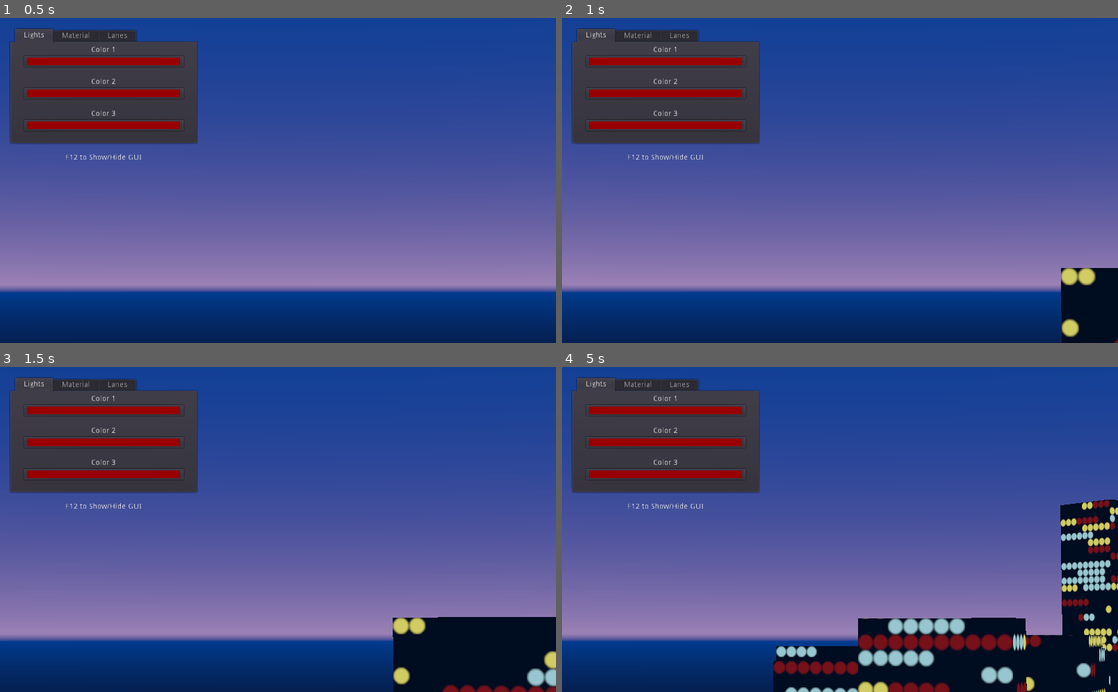
Above: before the commit, frames 1-4 (two rows, left to right).
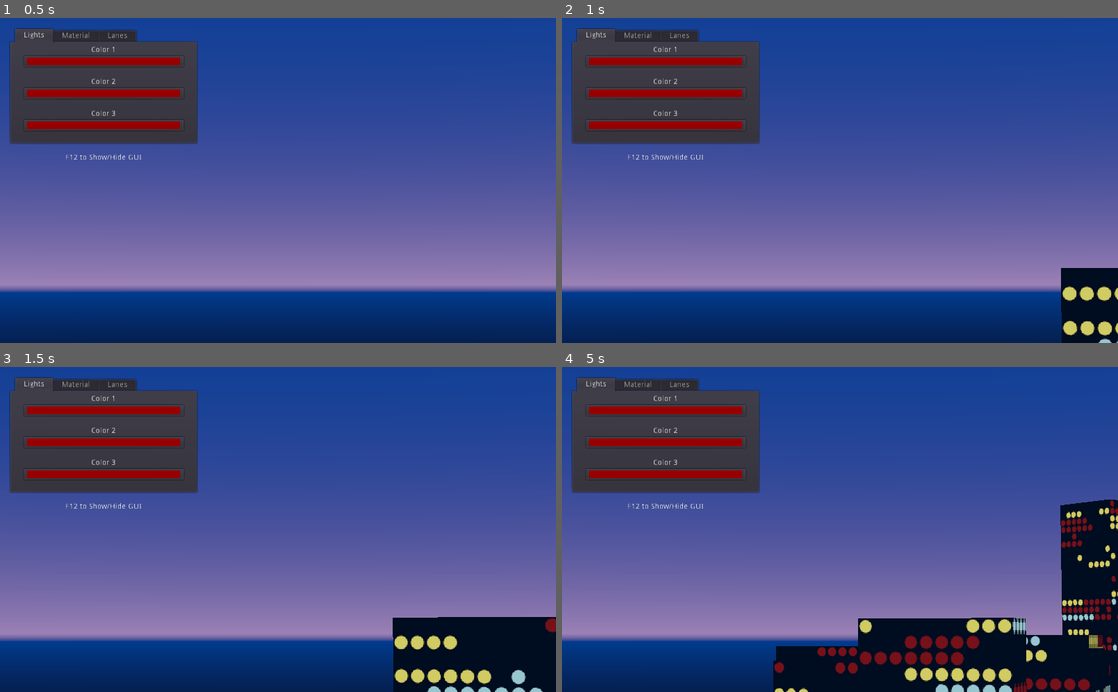
Above: after the commit, the same moments.

Repository: CluckeyMcCormick/ncg2
Game: Godot game, scene res://Main.tscn
The game is run twice, just before and just after one commit, with the same random seed, the same clock (stepped at 60 frames per second) and the same inputs.
Inputs:
- Up to frame 1 (0.5 s): no input
- Up to frame 2 (1 s): tap Enter at 0.5 s
- Up to frame 3 (1.5 s): no input
- Up to frame 4 (5 s): no input

Frame 1 is identical in both runs. In frame 2, 0.9% of the frame differs, in the area x 89-100%, y 76-100%; in frame 3, 2.0%; in frame 4, 8.1%, in the area x 38-100%, y 40-100%.

Commit message:
Use 64x64 colored dots in a variety of styles
Okay, so the 16x16 dots were coming out... blurry. It looked wrong,
especially when the dots and buildings were right up in the camera.
So we needed larger dots - hence, we're using 64x64 dots now.

I made the dots in a variety of sizes too. Since there's only two
styles for the four types of dots, I just went ahead and made 8
textures. Eventually we'll be have live-swapping these textures as
a feature of the city-scroll.

Diff:
--- a/buildings/DotWindowMaterial.tres
+++ b/buildings/DotWindowMaterial.tres
@@ -1,6 +1,6 @@
 [gd_resource type="ShaderMaterial" load_steps=3 format=2]
 
-[ext_resource path="res://buildings/rgb_dots_horizontal64.png" type="Texture" id=1]
+[ext_resource path="res://buildings/dots64_horizontal64_75hs.png" type="Texture" id=1]
 [ext_resource path="res://buildings/DotWindowShader.tres" type="Shader" id=2]
 
 [resource]
@@ -10,4 +10,4 @@
 shader_param/BlueDotColor = Color( 0.596078, 0.780392, 0.819608, 1 )
 shader_param/GreenDotColor = Color( 0.819608, 0.8, 0.392157, 1 )
 shader_param/BuildingOpacity = 1.0
-shader_param/TextureUniform = ExtResource( 1 )
+shader_param/DotTexture = ExtResource( 1 )
--- a/buildings/DotWindowShader.tres
+++ b/buildings/DotWindowShader.tres
@@ -10,7 +10,7 @@
 uniform_name = "BuildingOpacity"
 
 [sub_resource type="VisualShaderNodeTextureUniform" id=5]
-uniform_name = "TextureUniform"
+uniform_name = "DotTexture"
 
 [sub_resource type="VisualShaderNodeColorUniform" id=6]
 uniform_name = "BuildingColor"
@@ -34,7 +34,7 @@
 
 uniform vec4 BuildingColor : hint_color;
 uniform vec4 RedDotColor : hint_color;
-uniform sampler2D TextureUniform;
+uniform sampler2D DotTexture;
 uniform vec4 BlueDotColor : hint_color;
 uniform vec4 GreenDotColor : hint_color;
 uniform float BuildingOpacity;
@@ -59,7 +59,7 @@
 	vec3 n_out2p0;
 	float n_out2p1;
 	{
-		vec4 n_tex_read = texture(TextureUniform, UV.xy);
+		vec4 n_tex_read = texture(DotTexture, UV.xy);
 		n_out2p0 = n_tex_read.rgb;
 		n_out2p1 = n_tex_read.a;
 	}
@@ -104,7 +104,7 @@
 
 }
 "
-graph_offset = Vector2( 170.696, 160.78 )
+graph_offset = Vector2( -686.143, 55.03 )
 flags/unshaded = true
 flags/world_vertex_coords = true
 nodes/fragment/0/position = Vector2( 900, 280 )
Not shown: 2 places in Main.tscn that only renumber resources
Binary file added: buildings/dots64_horizontal64_100h.png
Not shown, added: buildings/dots64_horizontal64_100h.png.import
Binary file added: buildings/dots64_horizontal64_25hs.png
Not shown, added: buildings/dots64_horizontal64_25hs.png.import
Binary file added: buildings/dots64_horizontal64_50hs.png
Not shown, added: buildings/dots64_horizontal64_50hs.png.import
Not shown, added: buildings/dots64_horizontal64_75h.png.import
Binary file added: buildings/dots64_horizontal64_75hs.png
Not shown, added: buildings/dots64_horizontal64_75hs.png.import
Binary file added: buildings/dots64_vertical64_100h.png
Not shown, added: buildings/dots64_vertical64_100h.png.import
(and 43 more such lines)
